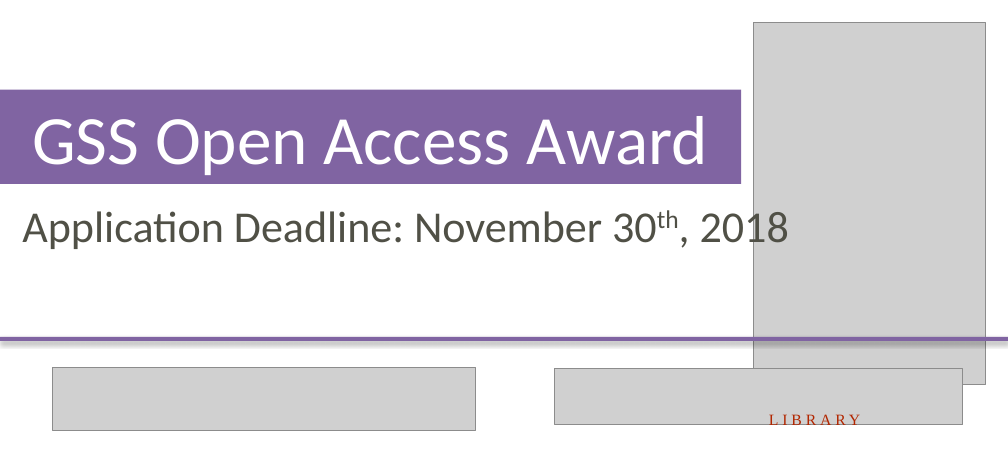
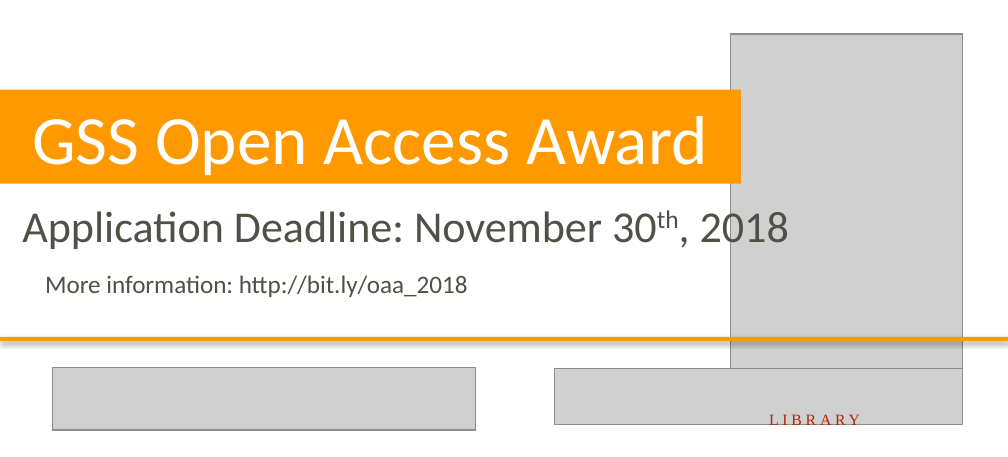
Before and after one commit to Bubblbu/gss-oaa, a slide deck: slide 1 of oaa-2018/marketing/banner-without-link.pptx. Drawn at 1008x457 pixels with LibreOffice and Linux fonts; fonts in the diff are those of the drawing; grey boxes stand for pictures. Boxes give left, top, right and bottom in pixels: in the first picture for what was removed or moved away, otherwise in the second. Text is boxed around its words. In the diff, an @@ line names an element or a change of style, - is before the commit and + after.

```diff
--- a/oaa-2018/marketing/banner-without-link.pptx
+++ b/oaa-2018/marketing/banner-without-link.pptx
@@ picture: place and size @@
-picture at (753, 23, 985, 385)
+picture at (731, 34, 963, 396)
@@ rectangle "GSS Open Access Award" at (0, 89, 741, 183): fill #8064A2 to #FF9900 @@
@@ text added at (45, 275, 468, 297), 16 pt, text #505046 @@
+More information: http://bit.ly/oaa_2018
@@ line (0, 339) - (1008, 339): stroke #8064A2 2.49 pt to #FF9900 2.49 pt @@
@@ text "LIBRARY" rewrapped from (769, 414, 860, 429) to (733, 404, 896, 434) @@
```
Also in this commit, not shown: 7 other files.
